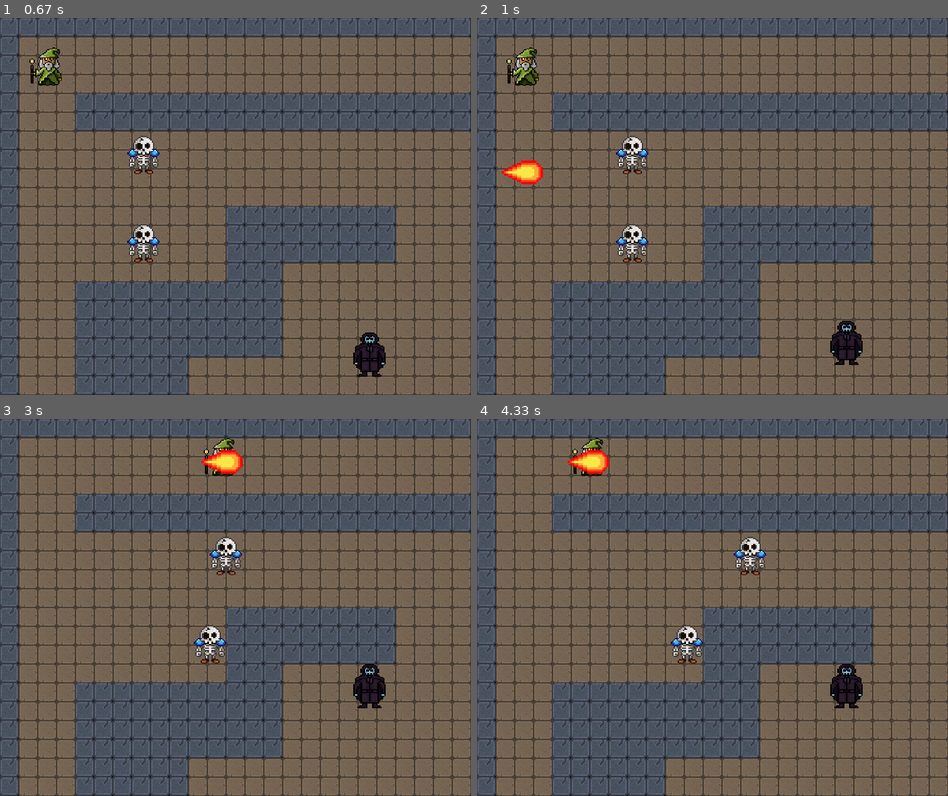
Above: before the commit, frames 1-4 (two rows, left to right).
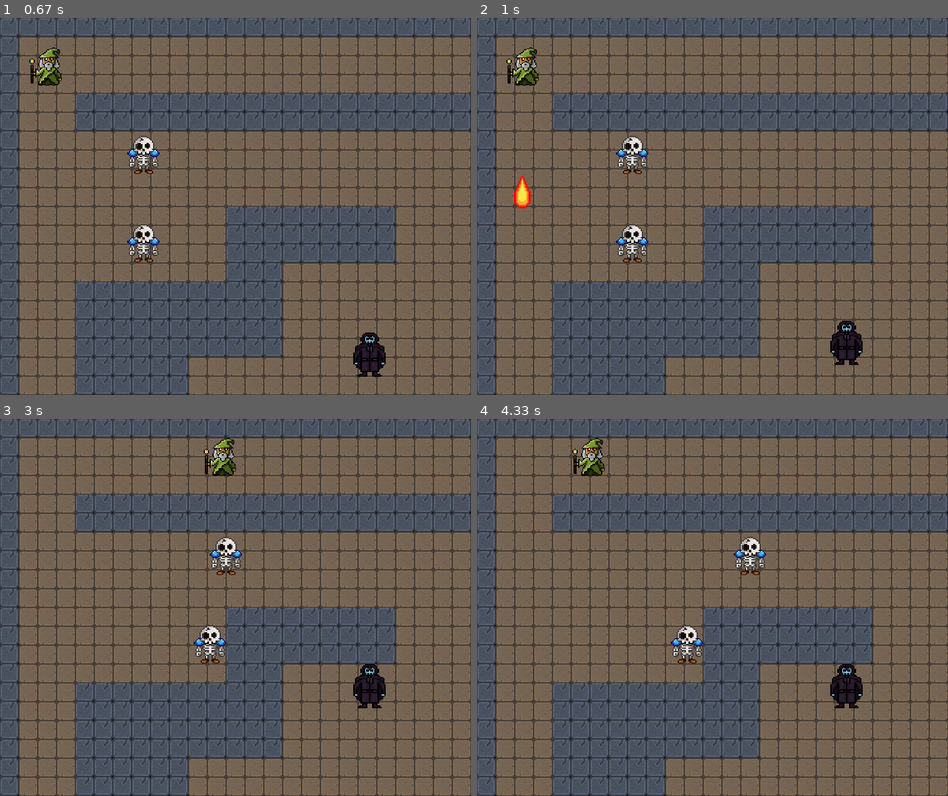
Above: after the commit, the same moments.

Repository: the-akira/PyGameDev
Game: pygame game, started from Exemplos/RPG/main.py
Same seed, same stepped clock (60 frames per second), same inputs: the game is played once before the commit and once after it.
Inputs (mouse positions are in pixels of both pictures, inside the frame that each line leads up to):
- Up to frame 1 (0.67 s): click (235, 187) at 0.38 s
- Up to frame 2 (1 s): tap K at 0.67 s
- Up to frame 3 (3 s): hold I 1-1.47 s; hold Right 1-1.47 s; hold Right 1.5-1.97 s; tap K at 1.65, 2.98 s; hold Up 2-2.3 s; hold Right 2.33-2.8 s; hold Left from 2.83 s (still down)
- Up to frame 4 (4.33 s): release Left at 3.37 s; hold Down 3.4-3.7 s; hold Left 3.73-4.13 s; hold Up from 4.17 s (still down); tap K at 4.32 s

Frame 1 is identical in both runs. In frame 2, 0.6% of the frame differs, in the area x 5-14%, y 37-51%; in frame 3, 0.4%; in frame 4, 0.4%.

Commit message:
RPG - Bola de Fogo Melhorada

Diff:
--- a/Exemplos/RPG/main.py
+++ b/Exemplos/RPG/main.py
@@ -60,20 +60,25 @@
             spritedict[sprite] = newrect
         return dirty
 
-def cast_fireball(centerx, centery, key, time):
-    fireball = Fireball(centerx, centery, key)
+def cast_fireball(x, y, key, time):
+    fireball = Fireball(x, y, key)
     fireball_group.add(fireball)
     return time
 
 class Fireball(pygame.sprite.Sprite):
     def __init__(self, x, y, key):
         pygame.sprite.Sprite.__init__(self)
-        self.image = pygame.image.load('sprites/fireball.png').convert_alpha()
-        self.rect = self.image.get_rect()
-        self.rect.center = [x, y]
+        self.image_right = pygame.image.load('sprites/fireballright.png').convert_alpha()
+        self.image_top = pygame.image.load('sprites/fireballtop.png').convert_alpha()
         self.last_shot = pygame.time.get_ticks()
         self.key = key
+        if self.key == 'i' or self.key == 'k':
+            self.rect = self.image_top.get_rect()
+        elif self.key == 'j' or self.key == 'l':
+            self.rect = self.image_right.get_rect()
+        self.rect.center = [x, y]
         self.flip = False
+        self.horizontal = False
         self.speed = 8.5
 
     def update(self, enemies, platforms):
@@ -84,9 +89,11 @@
         if self.key == 'j':
             self.rect.x -= self.speed
             self.flip = True
+            self.horizontal = True
         if self.key == 'l':
             self.rect.x += self.speed
             self.flip = False
+            self.horizontal = True
 
         for skeleton in enemies["skeletons"]:
             if skeleton.rect.colliderect(self.rect):
@@ -125,8 +132,14 @@
             self.kill()
 
     def draw(self, surface, scroll_x, scroll_y):
-        surface.blit(pygame.transform.flip(self.image, self.flip, False),
-            (self.rect.x + scroll_x, self.rect.y + scroll_y))
+        if self.horizontal:
+            surface.blit(pygame.transform.flip(self.image_right, self.flip, False),
+                (self.rect.x + scroll_x, self.rect.y + scroll_y))
+        elif self.key == 'i':
+            surface.blit(self.image_top, (self.rect.x + scroll_x, self.rect.y + scroll_y))
+        elif self.key == 'k':
+            surface.blit(pygame.transform.rotate(self.image_top, 180),
+                (self.rect.x + scroll_x, self.rect.y + scroll_y))
 
 class Entity(pygame.sprite.Sprite):
     def __init__(self, pos, *groups):
@@ -142,8 +155,8 @@
         self.rect = self.image.get_rect(topleft=pos)
         self.vel = pygame.Vector2((0, 0))
         self.platforms = platforms
+        self.last_shot = pygame.time.get_ticks()
         self.speed = 3.85
-        self.last_shot = pygame.time.get_ticks()
 
     def update(self):
         pressed = pygame.key.get_pressed()
@@ -168,9 +181,9 @@
 
         time_now = pygame.time.get_ticks()
         if pressed[pygame.K_k] and time_now - self.last_shot > cooldown:
-            self.last_shot = cast_fireball(self.rect.centerx, self.rect.centery, 'k', time_now)
+            self.last_shot = cast_fireball(self.rect.centerx, self.rect.bottom, 'k', time_now)
         if pressed[pygame.K_i] and time_now - self.last_shot > cooldown:
-            self.last_shot = cast_fireball(self.rect.centerx, self.rect.centery, 'i', time_now)
+            self.last_shot = cast_fireball(self.rect.centerx, self.rect.top, 'i', time_now)
         if pressed[pygame.K_j] and time_now - self.last_shot > cooldown:
             self.last_shot = cast_fireball(self.rect.centerx, self.rect.centery, 'j', time_now)
         if pressed[pygame.K_l] and time_now - self.last_shot > cooldown:
Binary file removed: Exemplos/RPG/sprites/fireball.png
Binary file added: Exemplos/RPG/sprites/fireballright.png
Binary file added: Exemplos/RPG/sprites/fireballtop.png
